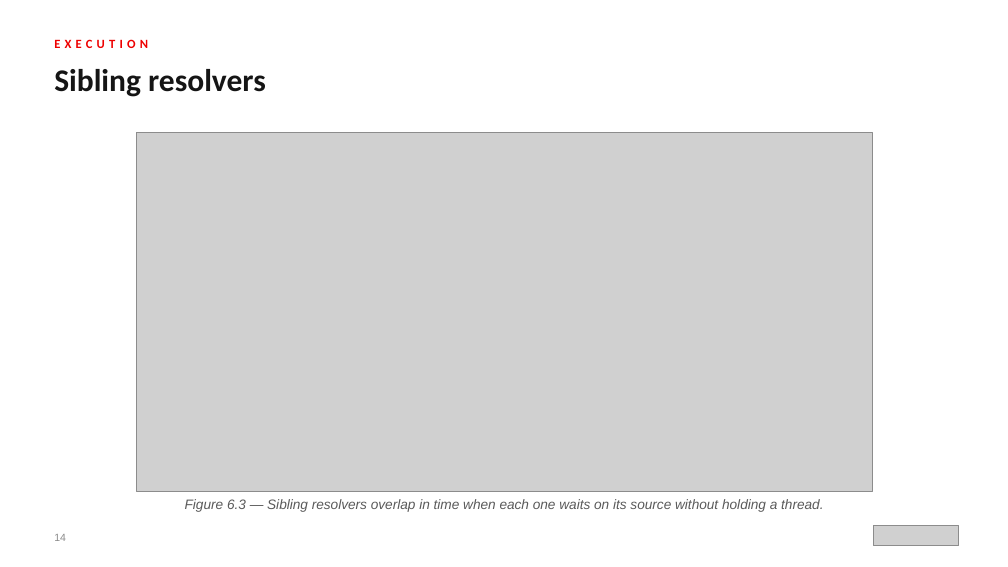
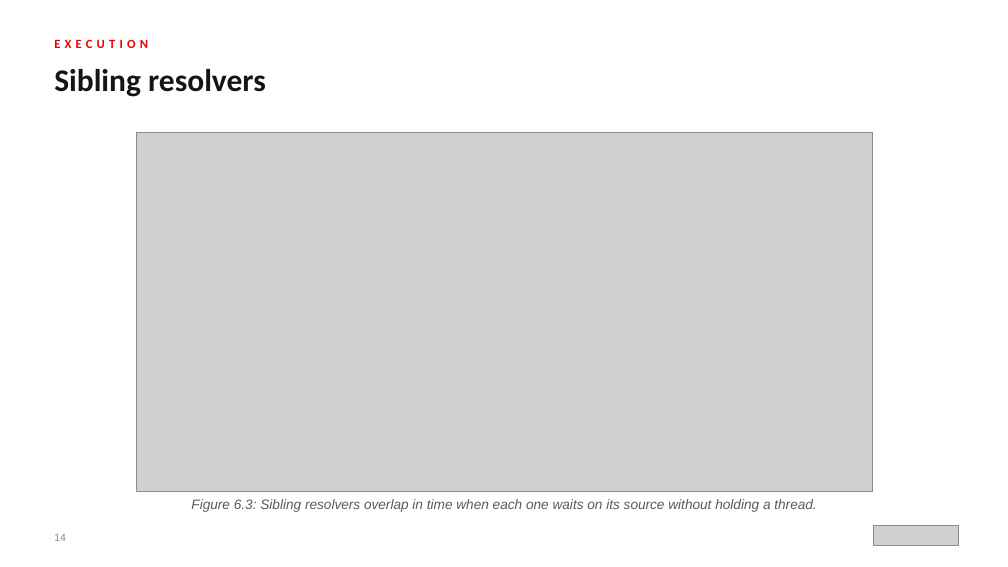
Before and after one commit to patterncatalyst/api-patterns-and-practices-graphql, a slide deck: slide 14 of presentation/api-patterns-graphql-python/api-patterns-graphql-python.pptx. Drawn at 1008x567 pixels with LibreOffice and Linux fonts; fonts in the diff are those of the drawing; grey boxes stand for pictures. Boxes give left, top, right and bottom in pixels: in the first picture for what was removed or moved away, otherwise in the second. Text is boxed around its words. In the diff, an @@ line names an element or a change of style, - is before the commit and + after.

```diff
--- a/presentation/api-patterns-graphql-python/api-patterns-graphql-python.pptx
+++ b/presentation/api-patterns-graphql-python/api-patterns-graphql-python.pptx
@@ text at [191,499,816,512]: text changed @@
-Figure 6.3 — Sibling resolvers overlap in time when each one waits on its source without holding a thread.
+Figure 6.3: Sibling resolvers overlap in time when each one waits on its source without holding a thread.
```
Also in this commit, not shown: 12 other slides changed, 5 other files.
